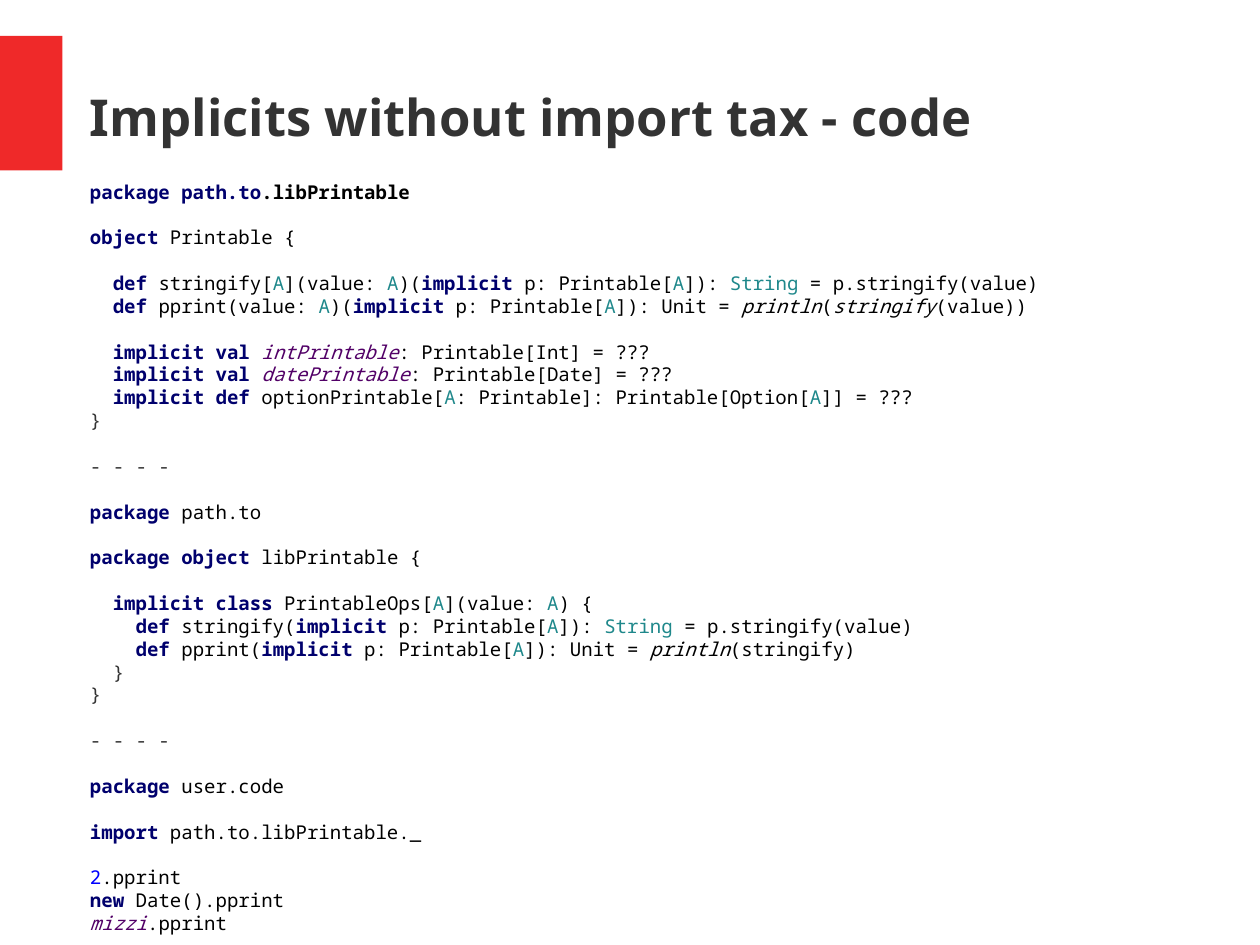
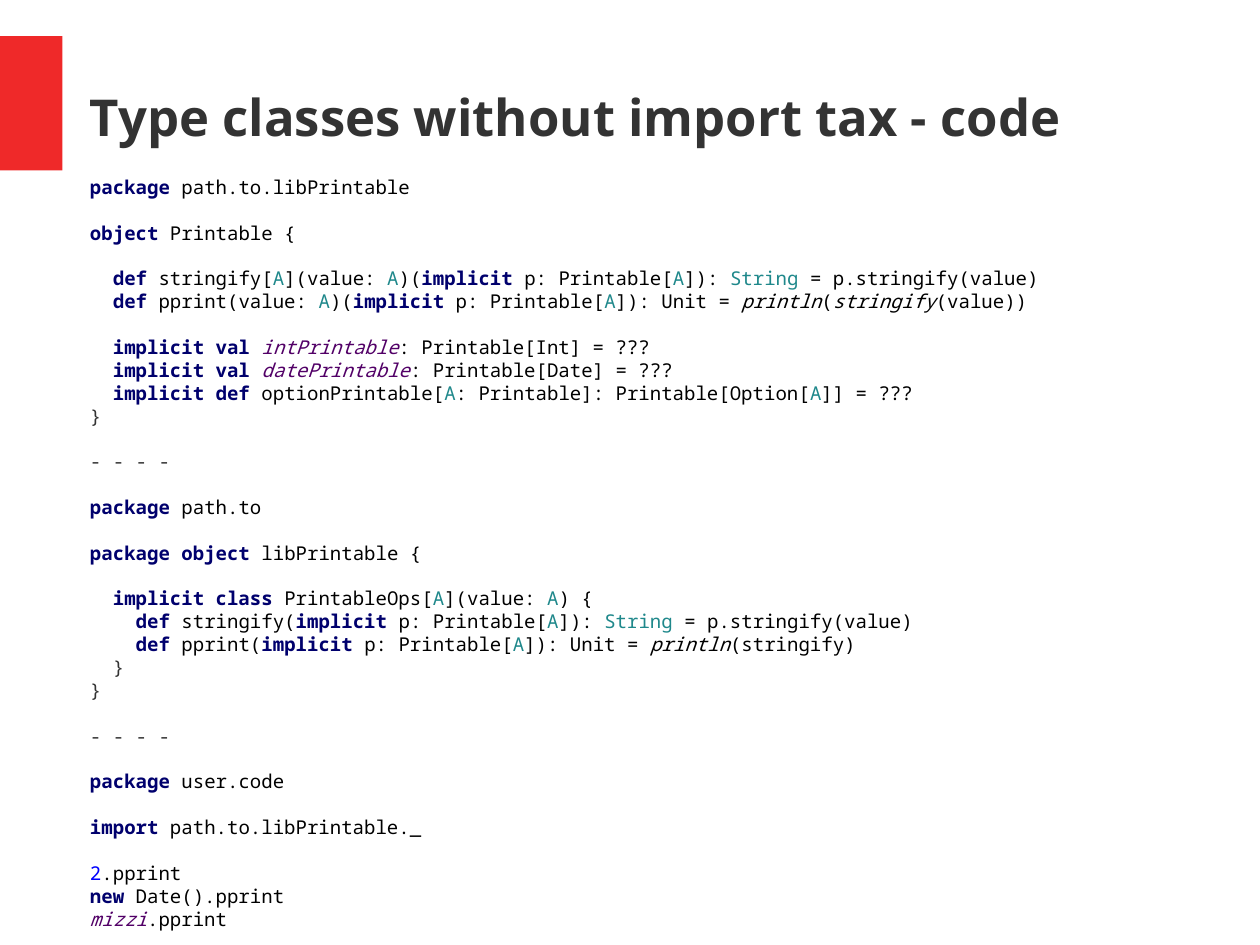
Before and after one commit to hermannhueck/typeclasses, a slide deck: slide 25 of Slides/TypeClasses.pptx (slide 22 before the commit). Drawn at 1260x945 pixels with LibreOffice and Linux fonts; fonts in the diff are those of the drawing. Boxes give left, top, right and bottom in pixels: in the first picture for what was removed or moved away, otherwise in the second. Text is boxed around its words. In the diff, an @@ line names an element or a change of style, - is before the commit and + after.

```diff
--- a/Slides/TypeClasses.pptx
+++ b/Slides/TypeClasses.pptx
@@ text at [90, 97, 1061, 148]: text changed @@
-Implicits without import tax - code
+Type classes without import tax - code
@@ text at [90, 179, 409, 199]: text colour #00006D to #000000, bold off in "path.to.libPrintable" @@
```
Also in this commit, not shown: 15 other slides changed, 3 slides added, 1 other file.
